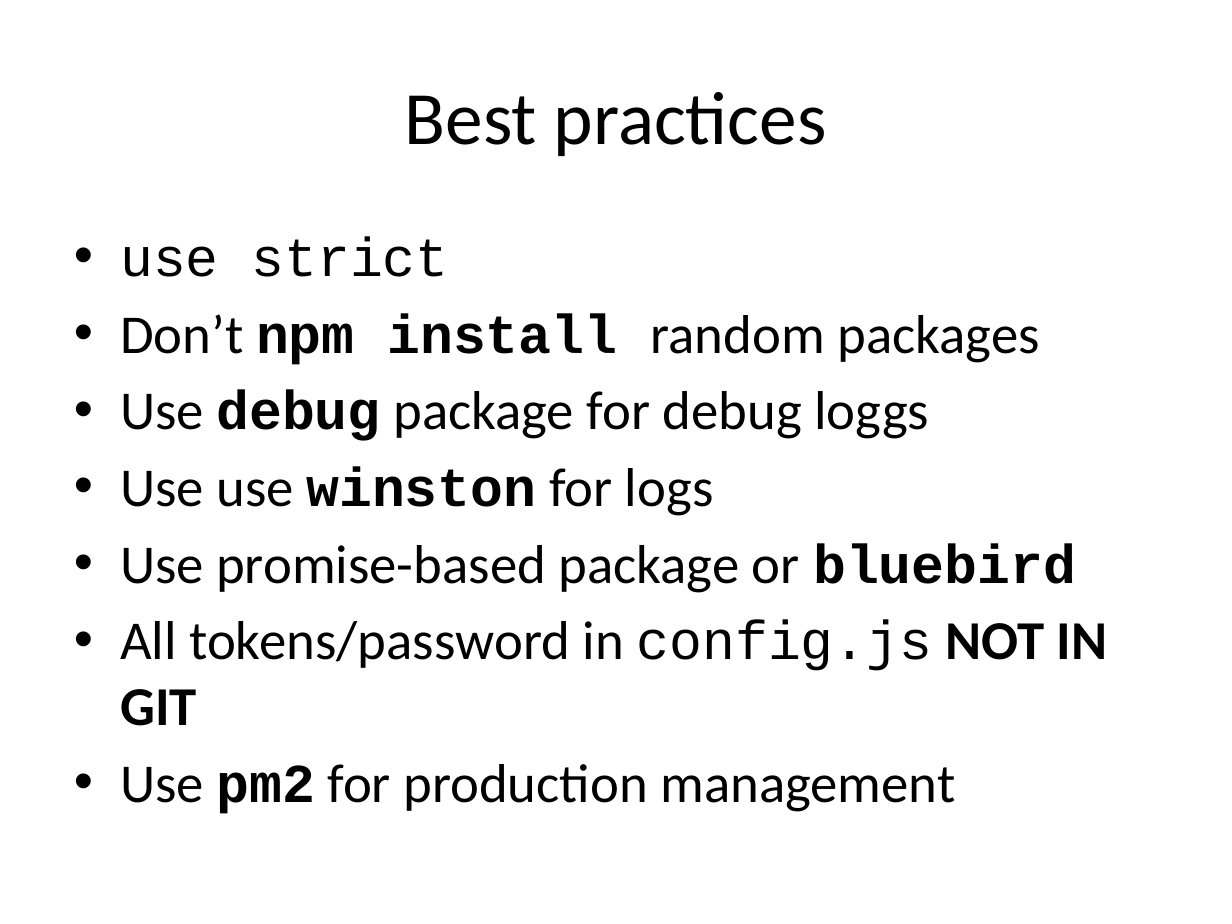
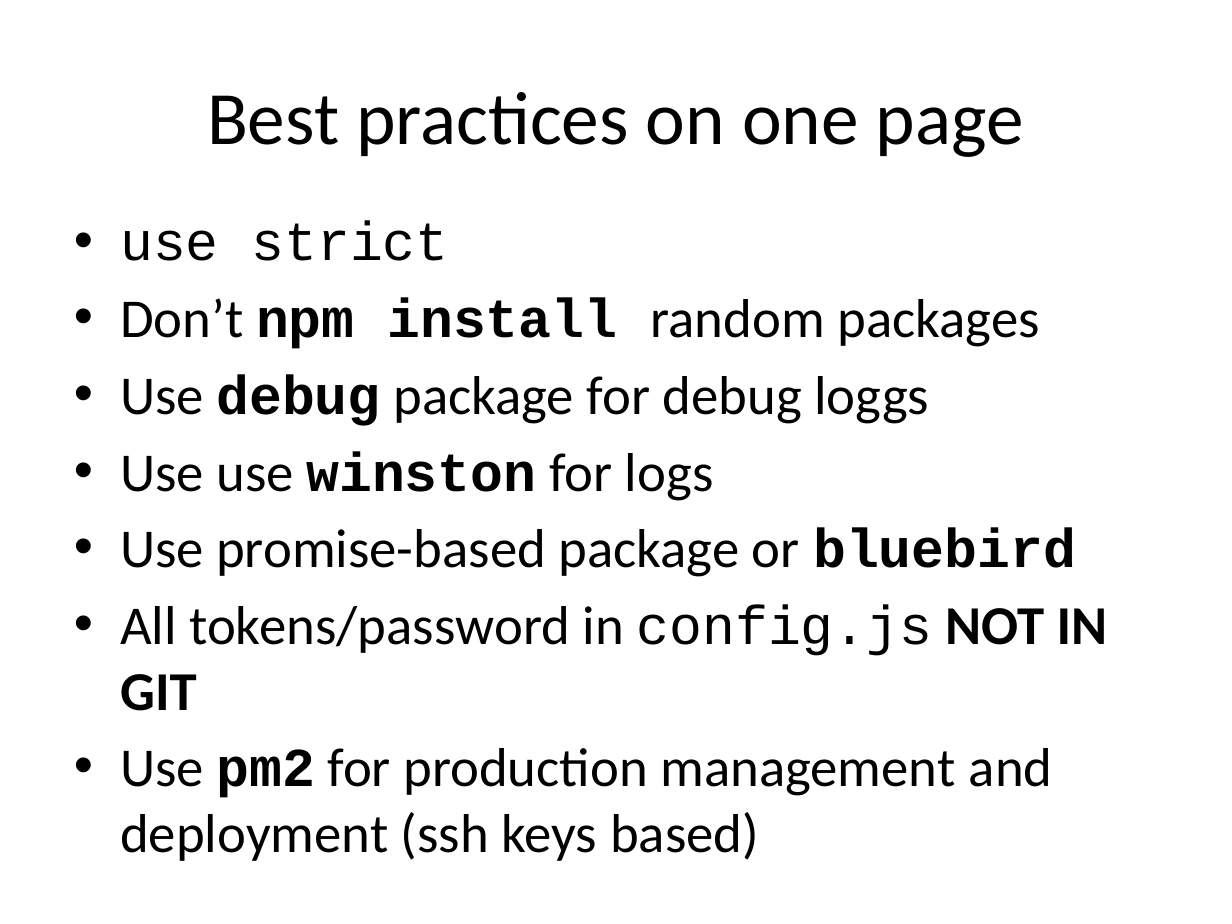
Before and after one commit to etnetera-activate/node-minicourse, a slide deck: slide 33 of node-uvod.pptx. Drawn at 1232x924 pixels with LibreOffice and Linux fonts; fonts in the diff are those of the drawing; background and template pictures are left out. Boxes give left, top, right and bottom in pixels: in the first picture for what was removed or moved away, otherwise in the second. Text is boxed around its words. In the diff, an @@ line names an element or a change of style, - is before the commit and + after.

```diff
--- a/node-uvod.pptx
+++ b/node-uvod.pptx
@@ title at [207, 92, 1024, 157]: text changed @@
-Best practices
+Best practices on one page
@@ text "use strict": place and size @@
-text "use strict" at [120, 237, 1108, 814]
+text "use strict" at [120, 221, 1108, 798]
@@ text at [120, 748, 1053, 798]: text changed @@
-• Use pm2 for production management
+• Use pm2 for production management and deployment (ssh keys based)
```
Also in this commit, not shown: 1 other slide changed, 1 other file.
